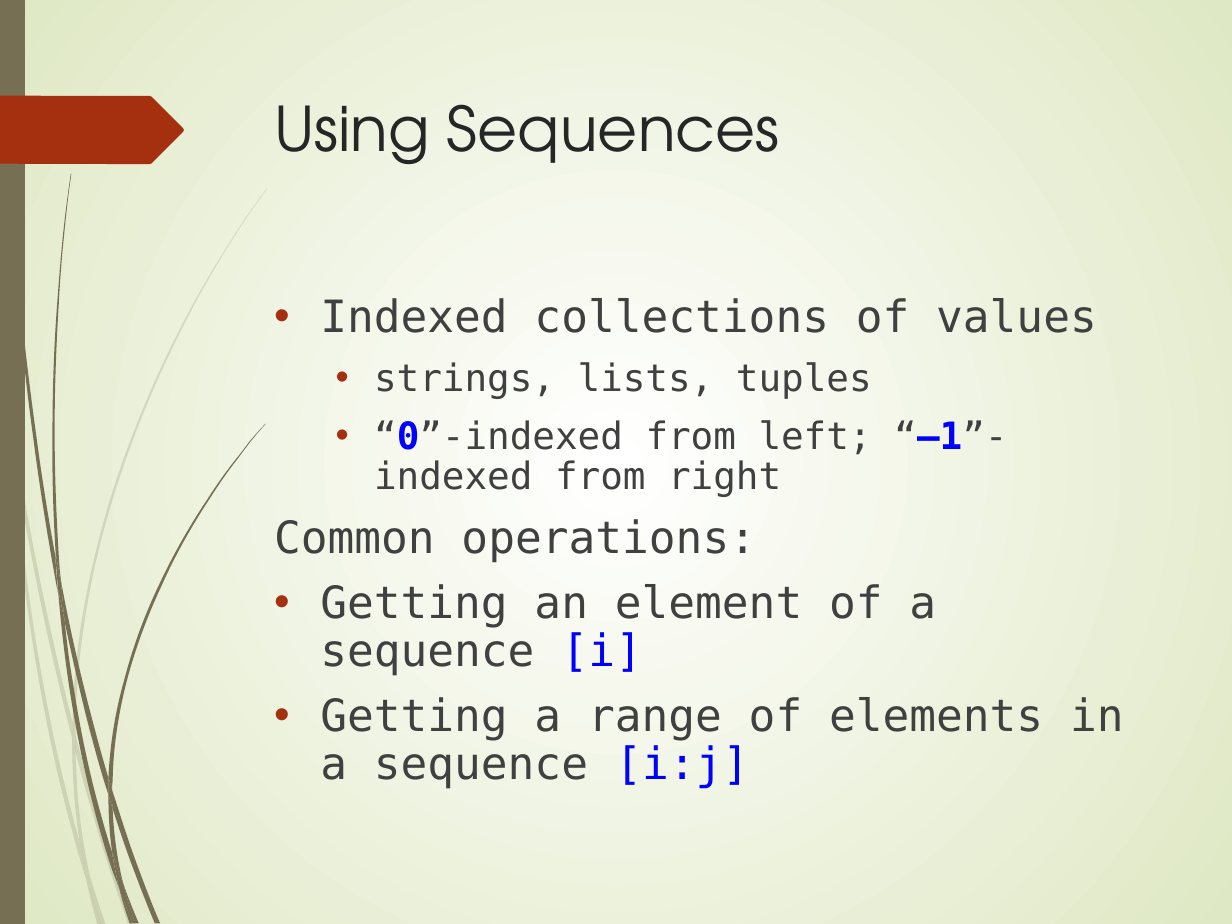
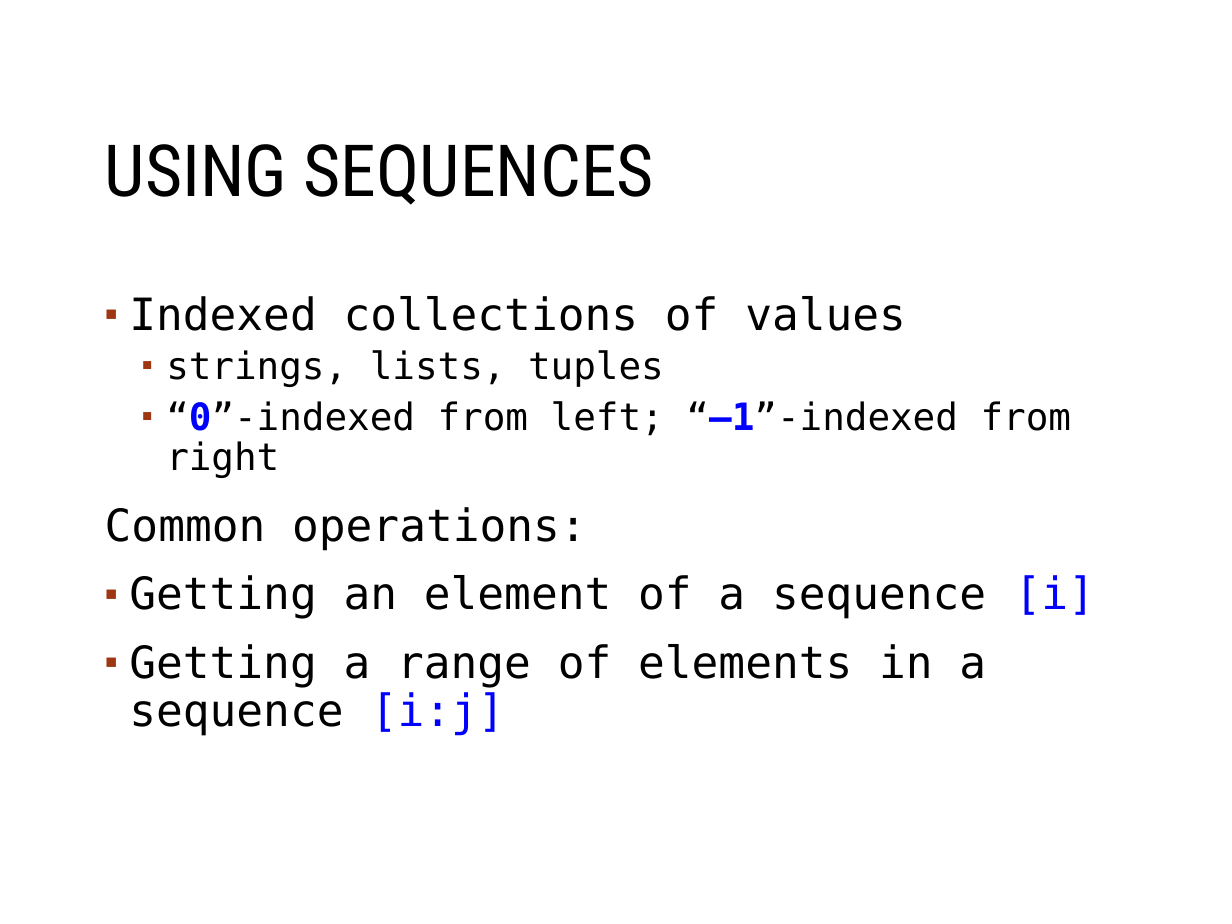
Before and after one commit to MGIS-UMN-GIS5577/GIS5578-week2, a slide deck: slide 9 of week2_conditionals_sequences.odp. Drawn at 1232x924 pixels with LibreOffice and Linux fonts; fonts in the diff are those of the drawing; background and template pictures are left out. Boxes give left, top, right and bottom in pixels: in the first picture for what was removed or moved away, otherwise in the second. Text is boxed around its words. In the diff, an @@ line names an element or a change of style, - is before the commit and + after.

```diff
--- a/week2_conditionals_sequences.odp
+++ b/week2_conditionals_sequences.odp
@@ background gradient #FFFFFF to #DFE8C4 to #FFFFFF @@
@@ freeform shape removed at [0,0,25,924] @@
@@ title "USING SEQUENCES" at [105,144,654,205]: vertical alignment top to middle @@
@@ freeform shape removed at [0,96,184,165] @@
@@ title at [105,144,654,205]: text changed; size 36 to 42 pt; font TeX Gyre Adventor to Roboto Condensed; text colour #262626 to #000000 @@
-Using Sequences
+USING SEQUENCES
@@ text "Indexed collections of values": place and size @@
-text "Indexed collections of values" at [274,298,1124,789]
+text "Indexed collections of values" at [105,296,1095,736]
@@ text "Indexed collections of values" at [105,296,1095,736]: text colour #404040 to #000000; bullet • to ▪; more space between paragraphs; bullet colour #A53010 to #9E3611; less space between paragraphs; indent changed @@
@@ group removed at [0,31,267,924]: 12 freeform shapes @@
@@ group removed at [2,0,266,924]: 12 freeform shapes @@
@@ freeform shape added at [1153,848,1196,891], outline #FFFFFF 0.99 pt @@
```
Also in this commit, not shown: 17 other slides changed, 1 other file.
